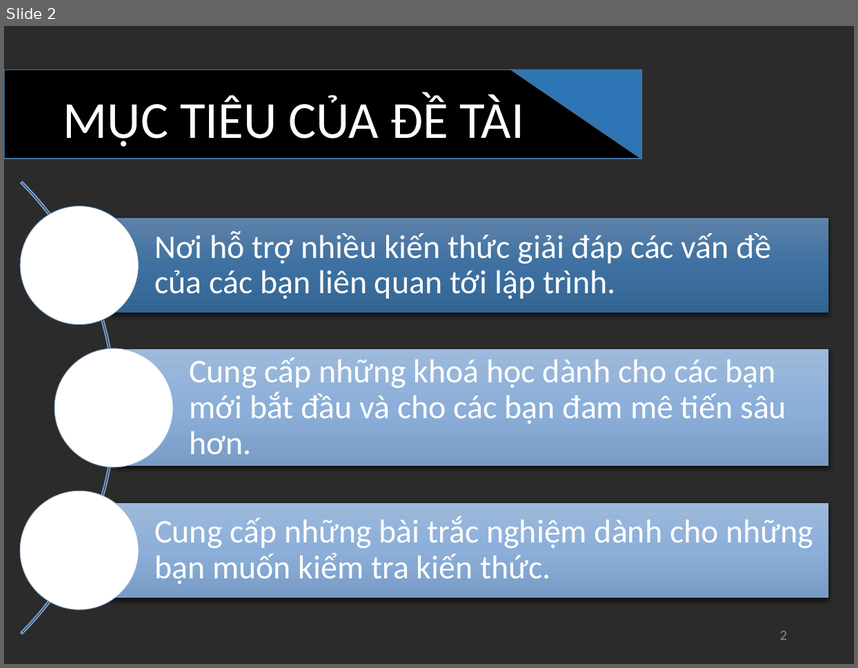
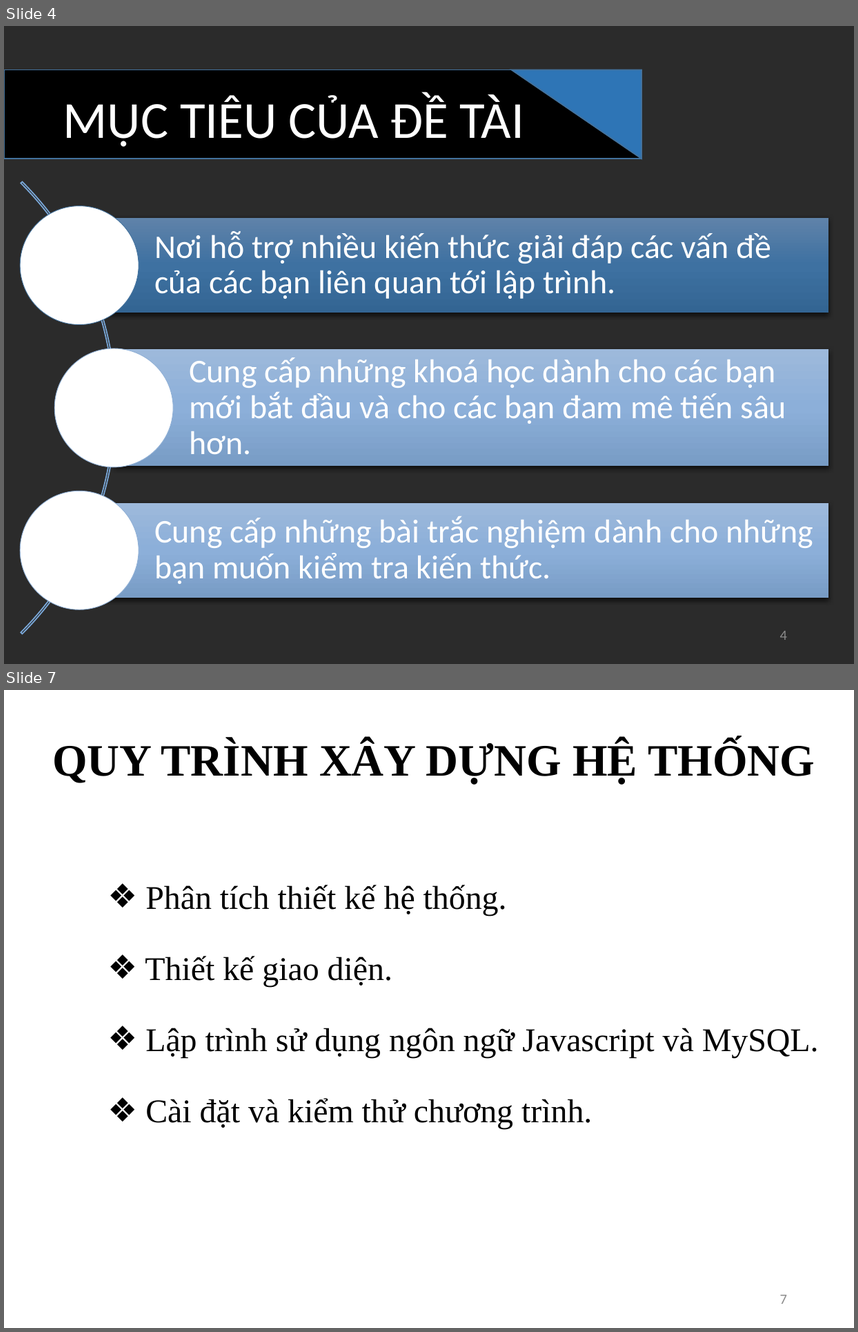
Before and after one commit to thienthanoliver/STU-luan-van-2017, a slide deck: BBBBBBBBBBBBB.pptx. Shown one above the other, each under a label of ours: slide 2 before the commit, slides 4 and 7 after it; the slides between them are not shown. The pictures are 858x668 and 858x1332 pixels, drawn with LibreOffice and Linux fonts; fonts in the diff are those of the drawing; background and template pictures are left out; a plain dark background stands for a picture behind light text. Boxes give left, top, right and bottom in pixels: in the first picture for what was removed or moved away, otherwise in the second. Text is boxed around its words. In the diff, an @@ line names an element or a change of style, - is before the commit and + after.

```diff
--- a/BBBBBBBBBBBBB.pptx
+++ b/BBBBBBBBBBBBB.pptx
@@ slide 7 added at (4,690,854,1328), background picture (left out) @@
@@ title added at (52,741,815,785), 38 pt, text #000000, bold @@
+QUY TRÌNH XÂY DỰNG HỆ THỐNG
@@ text added at (145,885,819,1129), 28 pt, text #000000 @@
+❖ Phân tích thiết kế hệ thống.
+❖ Thiết kế giao diện.
+❖ Lập trình sử dụng ngôn ngữ Javascript và MySQL.
+❖ Cài đặt và kiểm thử chương trình.
@@ page number added at (780,1294,787,1303), 12 pt, text #8C8C8C @@
+7
@@ what was slide 2 is now slide 4 @@
@@ page number at (780,630,787,639): text changed @@
-2
+4
```
Also in this commit, not shown: 6 slides changed, 4 other slides added, 2 slides removed, 1 other file.
